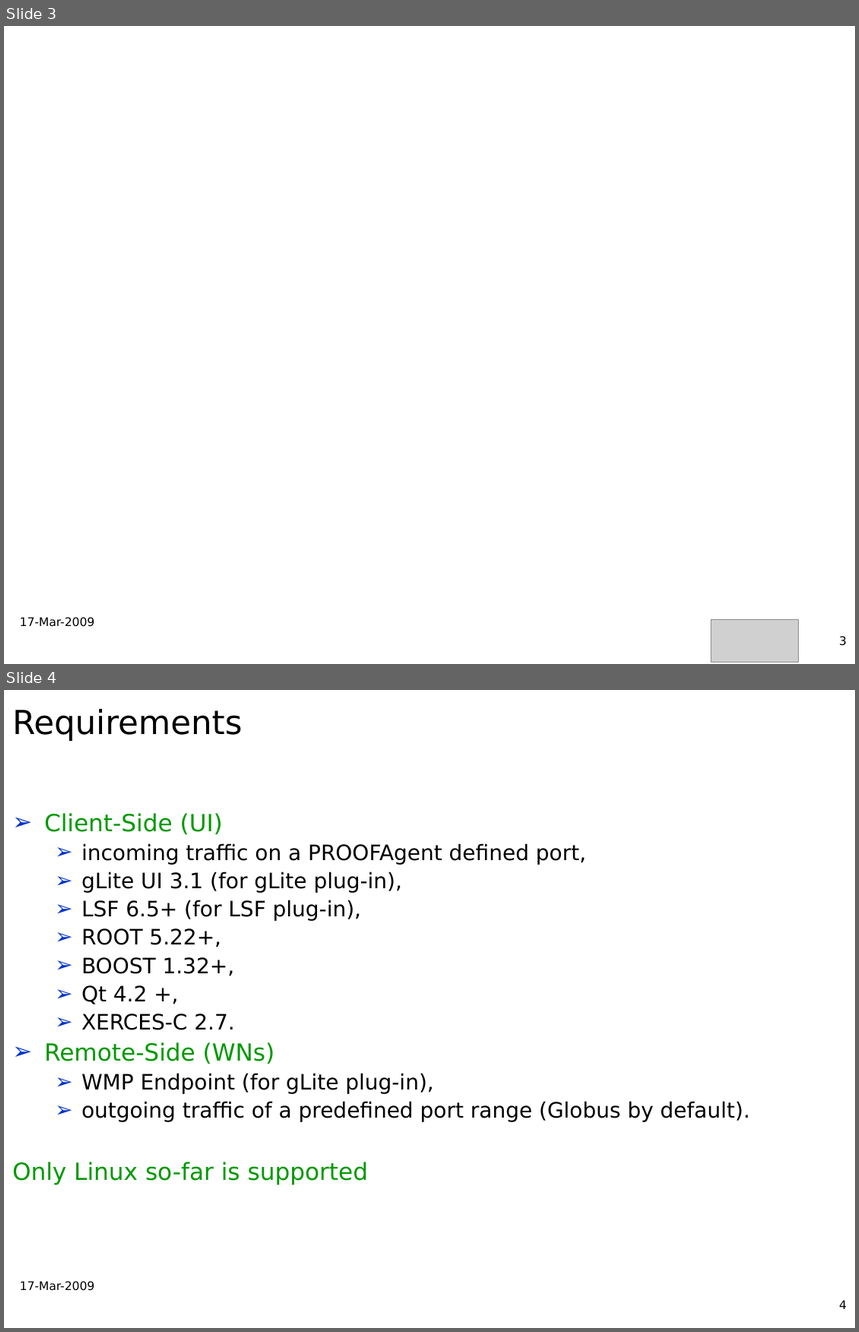
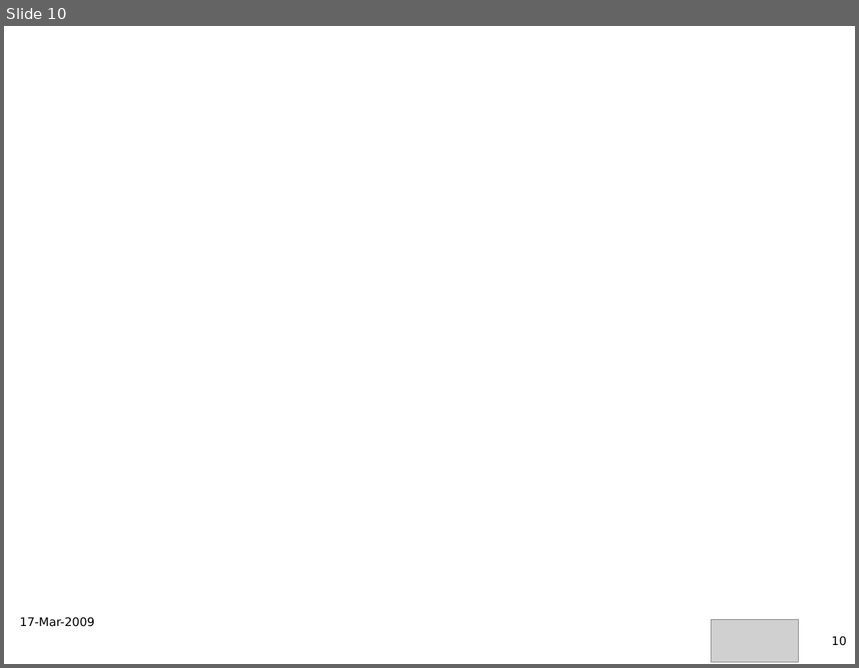
Before and after one commit to AnarManafov/PoDDocumentation, a slide deck: DPG/03-2009/DPG_03-2009-PoD-AnarManafov.ppt. Shown one above the other, each under a label of ours: slides 3 and 4 before the commit, slide 10 after it. The pictures are 859x1332 and 859x668 pixels, drawn with LibreOffice and Linux fonts; fonts in the diff are those of the drawing; grey boxes stand for pictures; background and template pictures are left out. Boxes give left, top, right and bottom in pixels: in the first picture for what was removed or moved away, otherwise in the second. Text is boxed around its words. In the diff, an @@ line names an element or a change of style, - is before the commit and + after.

```diff
--- a/DPG/03-2009/DPG_03-2009-PoD-AnarManafov.ppt
+++ b/DPG/03-2009/DPG_03-2009-PoD-AnarManafov.ppt
@@ slide 4 removed at [4,690,855,1328], background picture (left out) @@
@@ title removed at [12,709,242,741] @@
-Requirements
@@ text removed at [12,813,750,1186] @@
-➢ Client-Side (UI)
-  ➢ incoming traffic on a PROOFAgent defined port,
-  ➢ gLite UI 3.1 (for gLite plug-in),
-  ➢ LSF 6.5+ (for LSF plug-in),
-  ➢ ROOT 5.22+,
-  ➢ BOOST 1.32+,
-  ➢ Qt 4.2 +,
-  ➢ XERCES-C 2.7.
-➢ Remote-Side (WNs)
-  ➢ WMP Endpoint (for gLite plug-in),
-  ➢ outgoing traffic of a predefined port range (Globus by default).
-Only Linux so-far is supported
@@ text removed at [20,1281,95,1291] @@
-17-Mar-2009
@@ page number removed at [839,1300,847,1309] @@
-4
@@ what was slide 3 is now slide 10 @@
@@ page number at [832,636,847,646]: text changed @@
-3
+10
```
Also in this commit, not shown: 5 slides changed, 2 slides added, 1 other slide removed, 1 other file.
